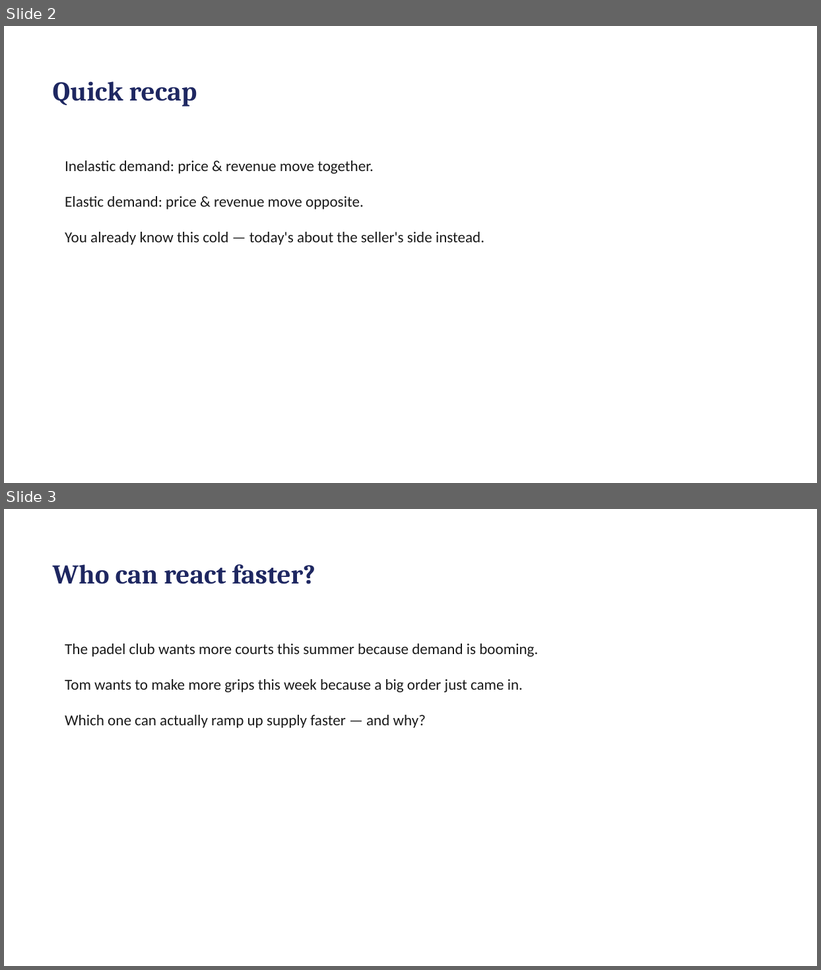
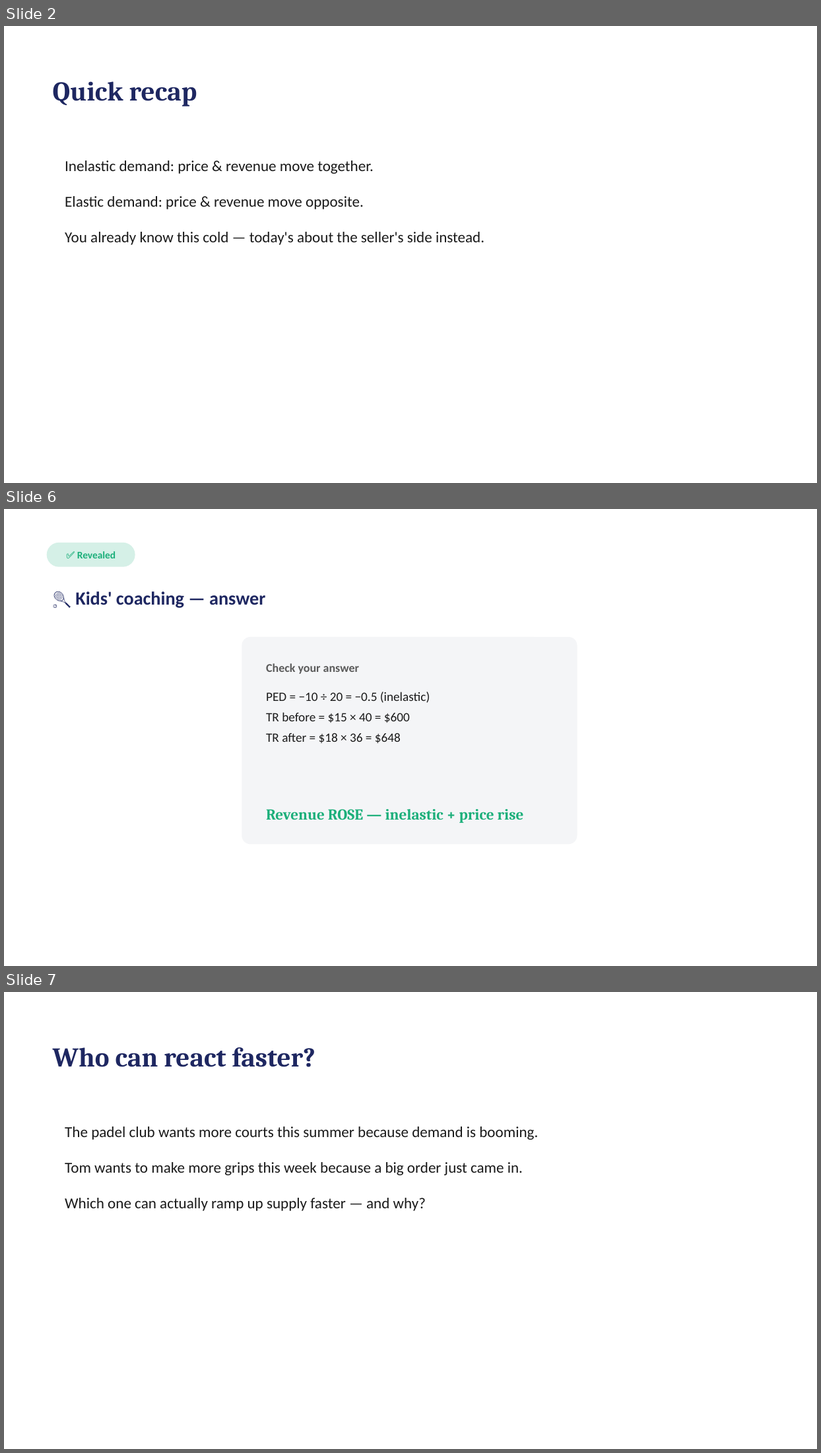
Before and after one commit to rebeccakfurness-boop/selongbayschool-teaching, a slide deck: courses/tom-economics/lessons/lesson-05/slides.pptx. Shown one above the other, each under a label of ours: slides 2 and 3 before the commit, slides 2, 6 and 7 after it; the slides between them are not shown. The pictures are 821x970 and 821x1453 pixels, drawn with LibreOffice and Linux fonts; fonts in the diff are those of the drawing. Boxes give left, top, right and bottom in pixels: in the first picture for what was removed or moved away, otherwise in the second. Text is boxed around its words. In the diff, an @@ line names an element or a change of style, - is before the commit and + after.

```diff
--- a/courses/tom-economics/lessons/lesson-05/slides.pptx
+++ b/courses/tom-economics/lessons/lesson-05/slides.pptx
@@ slide 6 added at [4,509,817,966], background #FFFFFF @@
@@ rounded rectangle added at [47,543,135,567], fill #1BAF7A at 18% opacity @@
@@ text added at [77,551,116,559], 12 pt, text #1BAF7A, bold @@
+✅ Revealed
@@ text added at [75,591,265,608], 22 pt, text #1E2761, bold @@
+🎾 Kids' coaching — answer
@@ rounded rectangle added at [242,637,578,844], fill #F4F5F7 @@
@@ text added at [266,663,359,674], 14 pt, text #5B5B5B, bold @@
+Check your answer
@@ text added at [266,692,430,743], 15 pt, text #1A1A1A @@
+PED = −10 ÷ 20 = −0.5 (inelastic)
+TR before = $15 × 40 = $600
+TR after = $18 × 36 = $648
@@ text added at [266,809,524,823], 18 pt, text #1BAF7A, bold @@
+Revenue ROSE — inelastic + price rise
@@ what was slide 3 is now slide 7 @@
```
Also in this commit, not shown: 2 slides changed, 3 other slides added, 10 other files.
